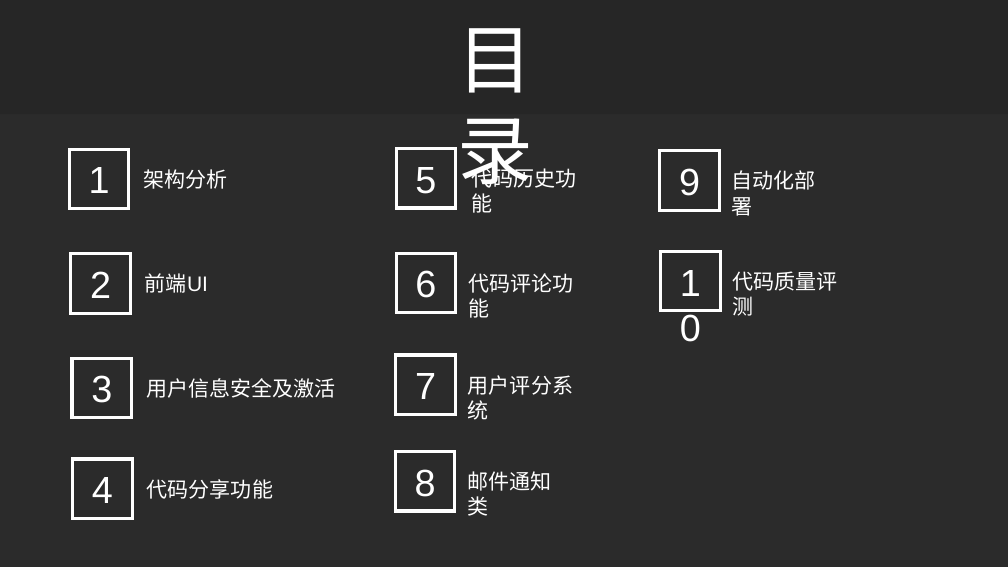
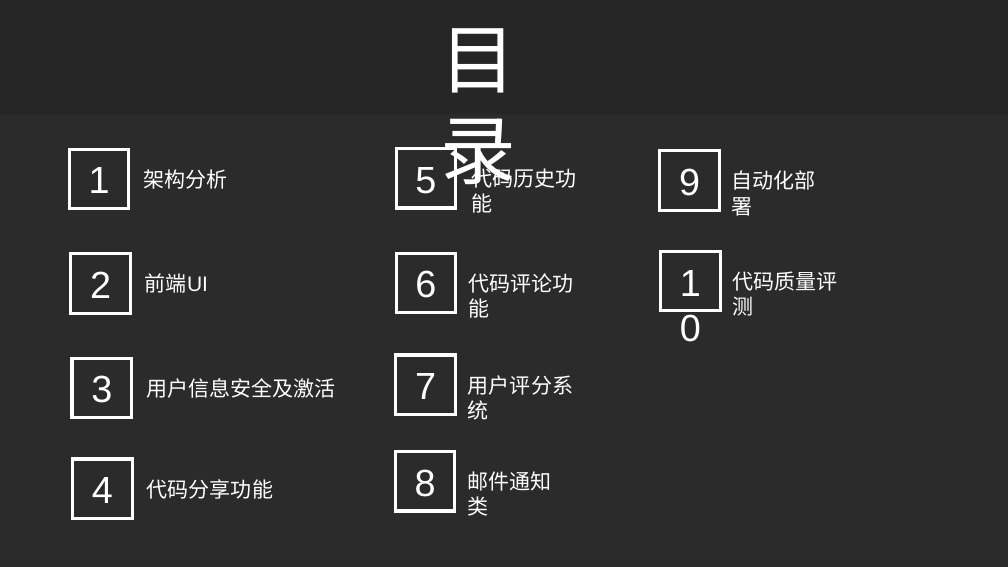
Before and after one commit to tosone/CodeShare, a slide deck: slide 3 of docs/CodeShare.pptx. Drawn at 1008x567 pixels with LibreOffice and Linux fonts; fonts in the diff are those of the drawing; background and template pictures are left out; a plain dark background stands for a picture behind light text. Boxes give left, top, right and bottom in pixels: in the first picture for what was removed or moved away, otherwise in the second. Text is boxed around its words. In the diff, an @@ line names an element or a change of style, - is before the commit and + after.

```diff
--- a/docs/CodeShare.pptx
+++ b/docs/CodeShare.pptx
@@ text "目录": place and size @@
-text "目录" at [457,28,533,196]
+text "目录" at [440,28,516,196]
```
Also in this commit, not shown: 4 other slides changed, 9 other files.
